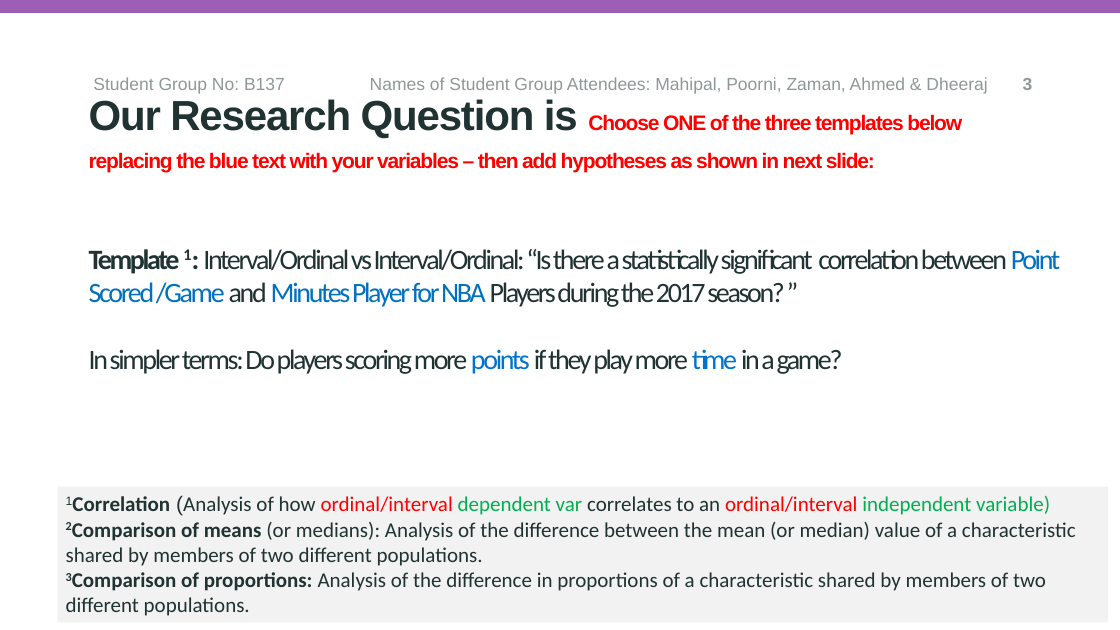
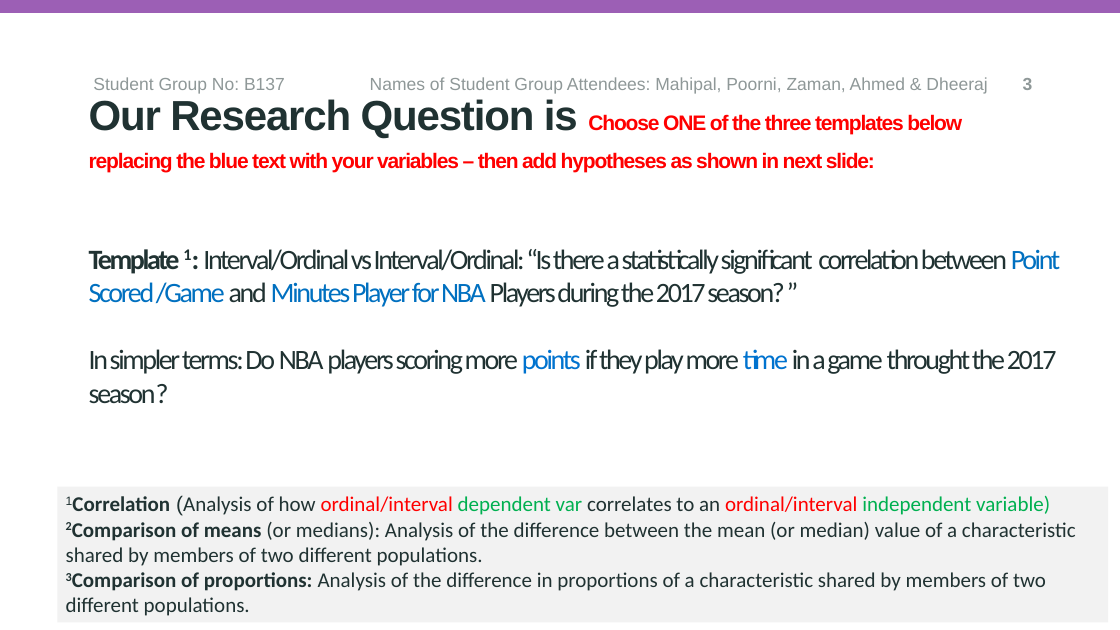
Before and after one commit to ahmedasjal/Group-Report-nba_2017_br-, a slide deck: slide 5 of research_question_presentation_template.pptx. Drawn at 1120x630 pixels with LibreOffice and Linux fonts; fonts in the diff are those of the drawing; background and template pictures are left out. Boxes give left, top, right and bottom in pixels: in the first picture for what was removed or moved away, otherwise in the second. Text is boxed around its words. In the diff, an @@ line names an element or a change of style, - is before the commit and + after.

Commit message:
added detail to rq

```diff
--- a/research_question_presentation_template.pptx
+++ b/research_question_presentation_template.pptx
@@ title at [89,249,1060,403]: text changed @@
-Template 1: Interval/Ordinal vs Interval/Ordinal: “Is there a statistically significant correlation between Point Scored /Game and Minutes Player for NBA Players during the 2017 season? ”
-In simpler terms: Do players scoring more points if they play more time in a game?
+Template 1: Interval/Ordinal vs Interval/Ordinal: “Is there a statistically significant correlation between Point Scored /Game and Minutes Player for NBA Players during the 2017 season? ”
+In simpler terms: Do NBA players scoring more points if they play more time in a game throught the 2017 season?
```
